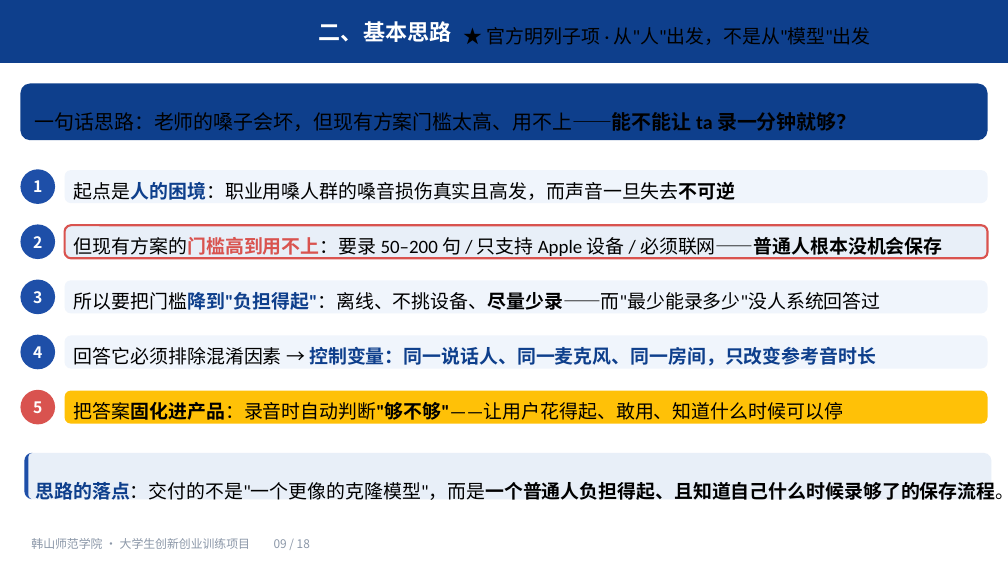
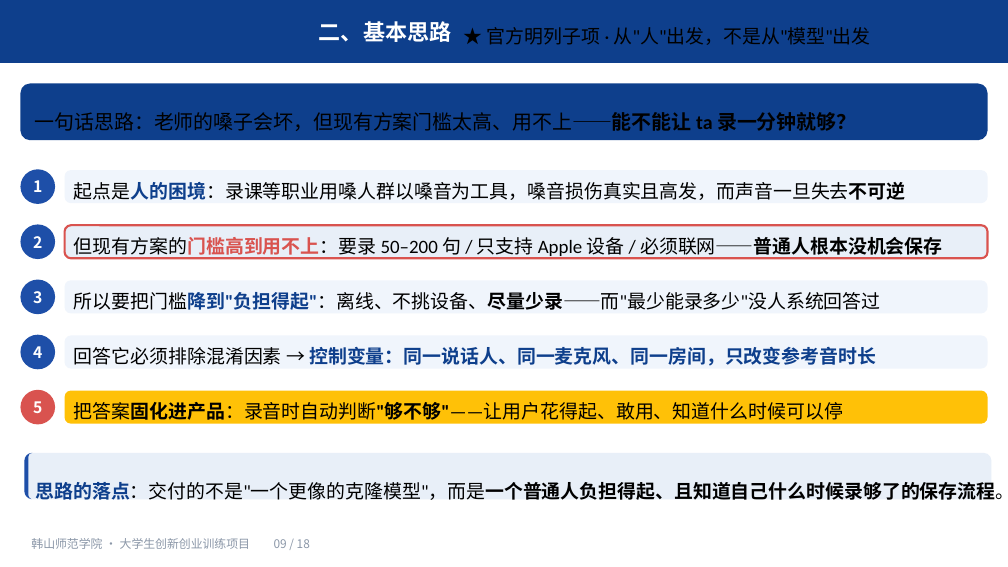
Before and after one commit to mouxu66/voice-morph, a slide deck: slide 9 of docs/大创申报-2026-10/大创申报PPT.pptx. Drawn at 1008x567 pixels with LibreOffice and Linux fonts; fonts in the diff are those of the drawing. Boxes give left, top, right and bottom in pixels: in the first picture for what was removed or moved away, otherwise in the second. Text is boxed around its words. In the diff, an @@ line names an element or a change of style, - is before the commit and + after.

```diff
--- a/docs/大创申报-2026-10/大创申报PPT.pptx
+++ b/docs/大创申报-2026-10/大创申报PPT.pptx
@@ text at (74,182,906,200): text changed @@
-起点是人的困境：职业用嗓人群的嗓音损伤真实且高发，而声音一旦失去不可逆
+起点是人的困境：录课等职业用嗓人群以嗓音为工具，嗓音损伤真实且高发，而声音一旦失去不可逆
```
Also in this commit, not shown: 6 other slides changed, 1 other file.
